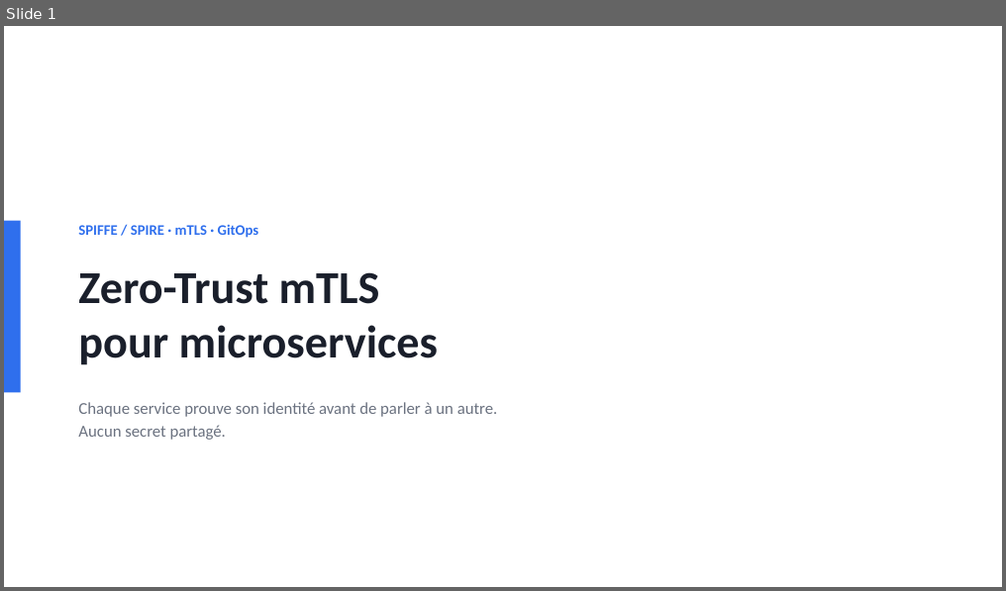
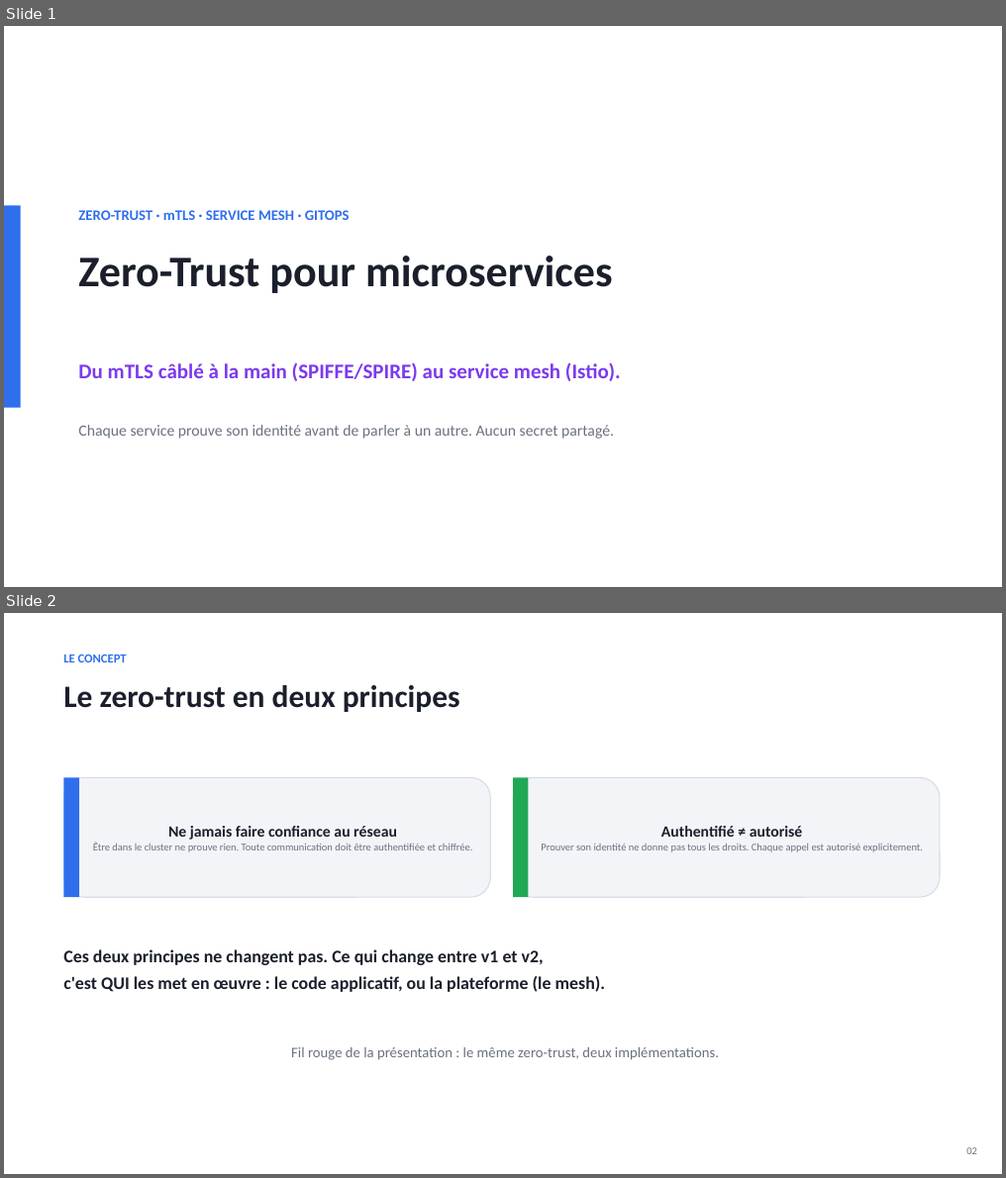
Before and after one commit to Sipixer/SPIRE-DevSecOps, a slide deck: slides/SPIRE-Zero-Trust.pptx. Shown one above the other, each under a label of ours: slide 1 before the commit, slides 1 and 2 after it. The pictures are 1006x591 and 1006x1178 pixels, drawn with LibreOffice and Linux fonts; fonts in the diff are those of the drawing. Boxes give left, top, right and bottom in pixels: in the first picture for what was removed or moved away, otherwise in the second. Text is boxed around its words. In the diff, an @@ line names an element or a change of style, - is before the commit and + after.

Commit message:
slides: deck réécrit en narratif d'évolution v1 -> v2
- 11 -> 17 slides. Fil rouge : le zero-trust (2 principes) porté
  différemment par les 2 versions.
- V1 (SPIRE manuel) : identité SVID, mTLS+policy en code, Envoy manuel,
  puis une slide 'limites' (charnière).
- V2 (Istio) : bascule (l'app -> le mesh), AuthorizationPolicy déclaratives,
  le 403 démontré, Kiali observable.
- slide comparaison v1 vs v2 (identité/mTLS/autz/observabilité).
- slide accès zero-trust : JIT SSH + Cloudflare Tunnel/Access.
- infra à jour (Istio au lieu de SPIRE dans les slides plateforme/CI).

```diff
--- a/slides/SPIRE-Zero-Trust.pptx
+++ b/slides/SPIRE-Zero-Trust.pptx
@@ slide 2 added at bbox=[4, 613, 1002, 1174], background #FFFFFF @@
@@ text added at bbox=[63, 654, 127, 663], 12 pt, text #2F6FED, bold @@
+LE CONCEPT
@@ text added at bbox=[63, 685, 460, 712], 30 pt, text #1A1F2B, bold @@
+Le zero-trust en deux principes
@@ rounded rectangle added at bbox=[63, 777, 491, 897], fill #F2F4F8, outline #D7DCE5 1 pt, 10 pt, text #6B7280 @@
+Ne jamais faire confiance au réseau
+Être dans le cluster ne prouve rien. Toute communication doit être authentifiée et chiffrée.
@@ rectangle added at bbox=[63, 777, 79, 897], fill #2F6FED @@
@@ rounded rectangle added at bbox=[513, 777, 940, 897], fill #F2F4F8, outline #D7DCE5 1 pt, 10 pt, text #6B7280 @@
+Authentifié ≠ autorisé
+Prouver son identité ne donne pas tous les droits. Chaque appel est autorisé explicitement.
@@ rectangle added at bbox=[513, 777, 528, 897], fill #1FA955 @@
@@ text added at bbox=[63, 950, 606, 992], 17 pt, text #1A1F2B, bold @@
+Ces deux principes ne changent pas. Ce qui change entre v1 et v2,
+c'est QUI les met en œuvre : le code applicatif, ou la plateforme (le mesh).
@@ text added at bbox=[291, 1048, 719, 1060], 14 pt, text #6B7280 @@
+Fil rouge de la présentation : le même zero-trust, deux implémentations.
@@ text added at bbox=[966, 1148, 977, 1155], 10 pt, text #6B7280 @@
+02
@@ slide 1 changed as well @@
@@ rectangle: place and size @@
-rectangle at bbox=[4, 221, 21, 393]
+rectangle at bbox=[4, 205, 21, 408]
@@ text at bbox=[78, 210, 350, 220]: text changed @@
-SPIFFE / SPIRE · mTLS · GitOps
+ZERO-TRUST · mTLS · SERVICE MESH · GITOPS
@@ text at bbox=[78, 256, 613, 293]: text changed; size 44 to 42 pt @@
-Zero-Trust mTLS
-pour microservices
+Zero-Trust pour microservices
@@ text added at bbox=[78, 363, 621, 381], 20 pt, text #7C3AED, bold @@
+Du mTLS câblé à la main (SPIFFE/SPIRE) au service mesh (Istio).
@@ text at bbox=[78, 425, 614, 439]: text changed; size 16 to 15 pt @@
-Chaque service prouve son identité avant de parler à un autre.
-Aucun secret partagé.
+Chaque service prouve son identité avant de parler à un autre. Aucun secret partagé.
```
Also in this commit, not shown: 7 other slides changed, 8 other slides added, 3 slides removed, 1 other file.
